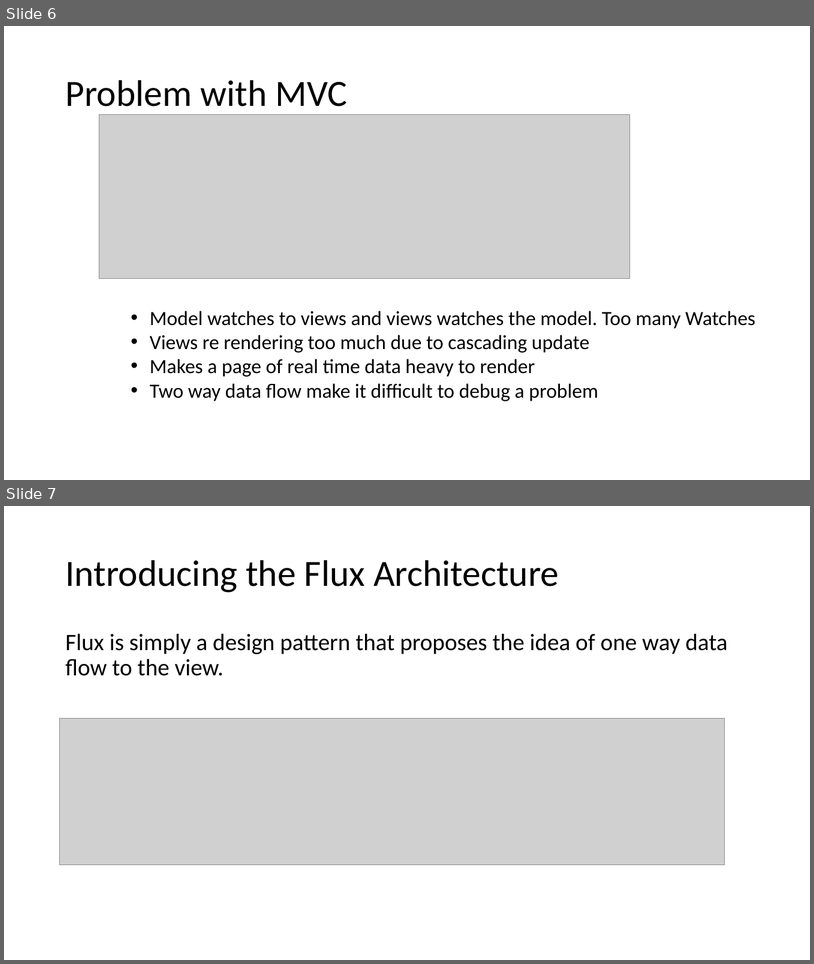
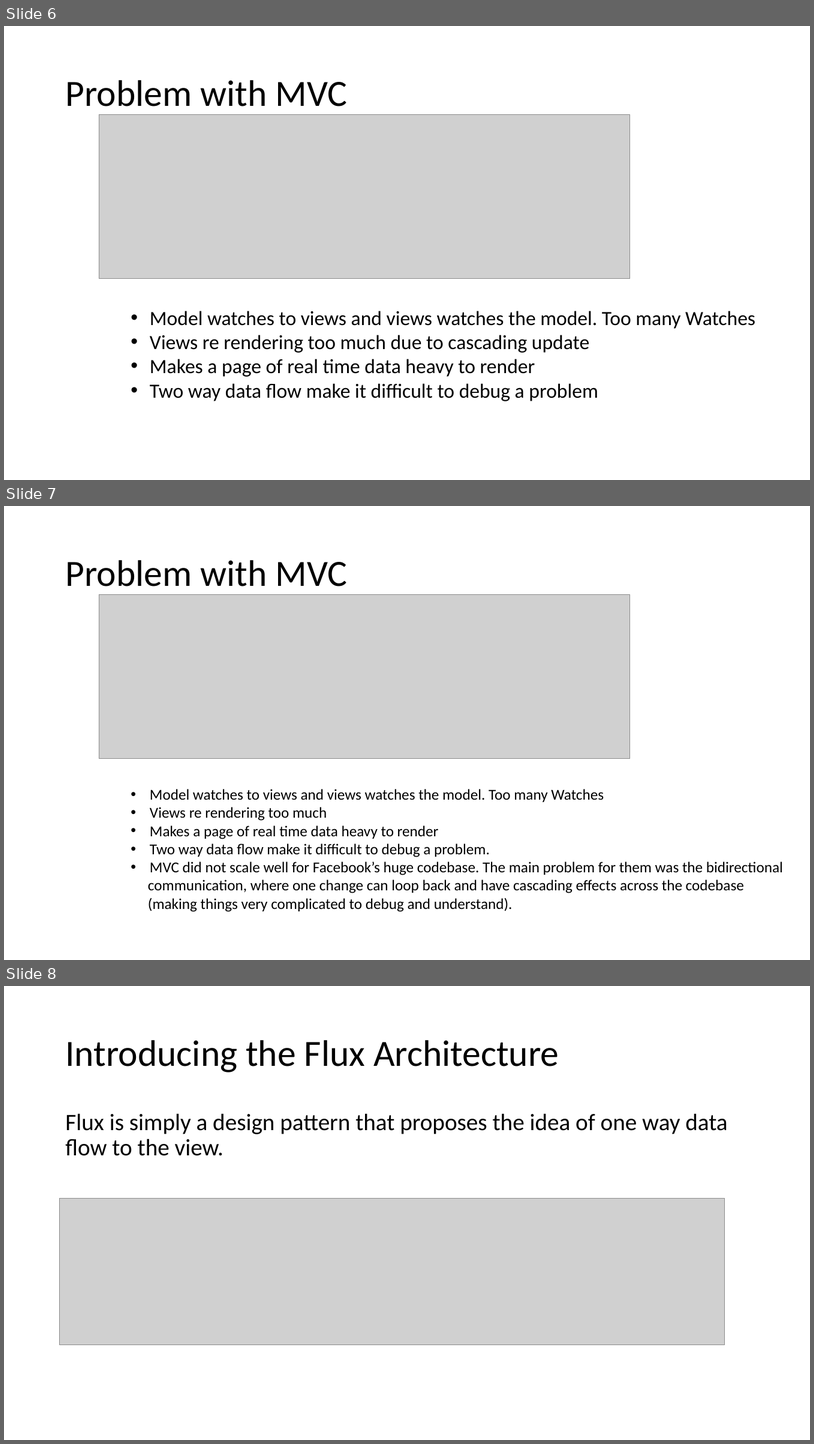
Before and after one commit to awahab29/samplealt, a slide deck: React.pptx. Shown one above the other, each under a label of ours: slides 6 and 7 before the commit, slides 6, 7 and 8 after it. The pictures are 814x964 and 814x1444 pixels, drawn with LibreOffice and Linux fonts; fonts in the diff are those of the drawing; grey boxes stand for pictures. Boxes give left, top, right and bottom in pixels: in the first picture for what was removed or moved away, otherwise in the second. Text is boxed around its words. In the diff, an @@ line names an element or a change of style, - is before the commit and + after.

```diff
--- a/React.pptx
+++ b/React.pptx
@@ slide 7 added at (4,506,810,960), background #FFFFFF @@
@@ title added at (65,560,347,595), 44 pt, text #000000 @@
+Problem with MVC
@@ picture added at (99,595,630,759) @@
@@ text added at (148,789,783,912), 18 pt, text #000000 @@
+• Model watches to views and views watches the model. Too many Watches
+• Views re rendering too much
+• Makes a page of real time data heavy to render
+• Two way data flow make it difficult to debug a problem.
+• MVC did not scale well for Facebook’s huge codebase. The main problem for them was the bidirectional
+communication, where one change can loop back and have cascading effects across the codebase
+(making things very complicated to debug and understand).
@@ what was slide 7 is now slide 8 @@
```
Also in this commit, not shown: 1 slide changed, 6 other slides added.
